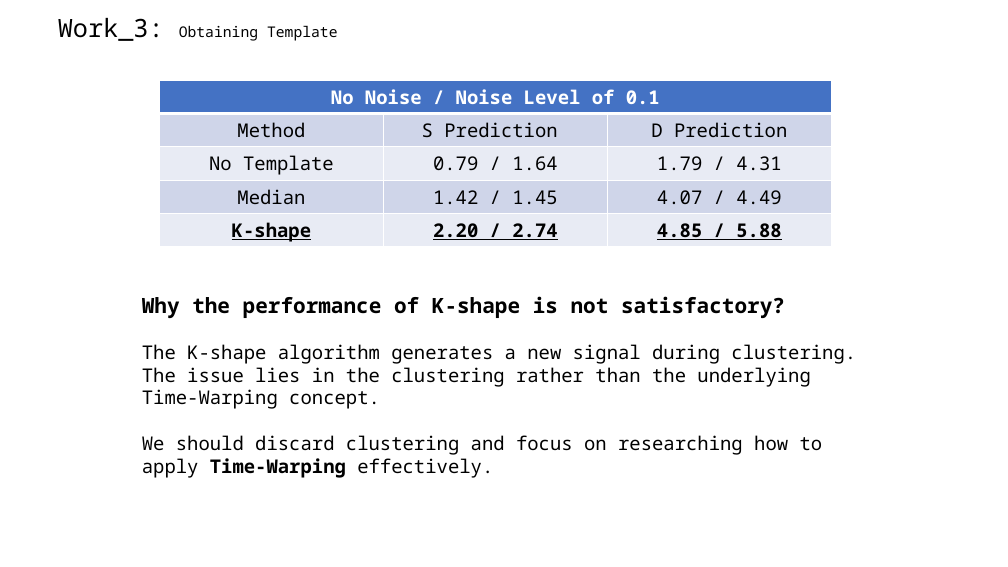
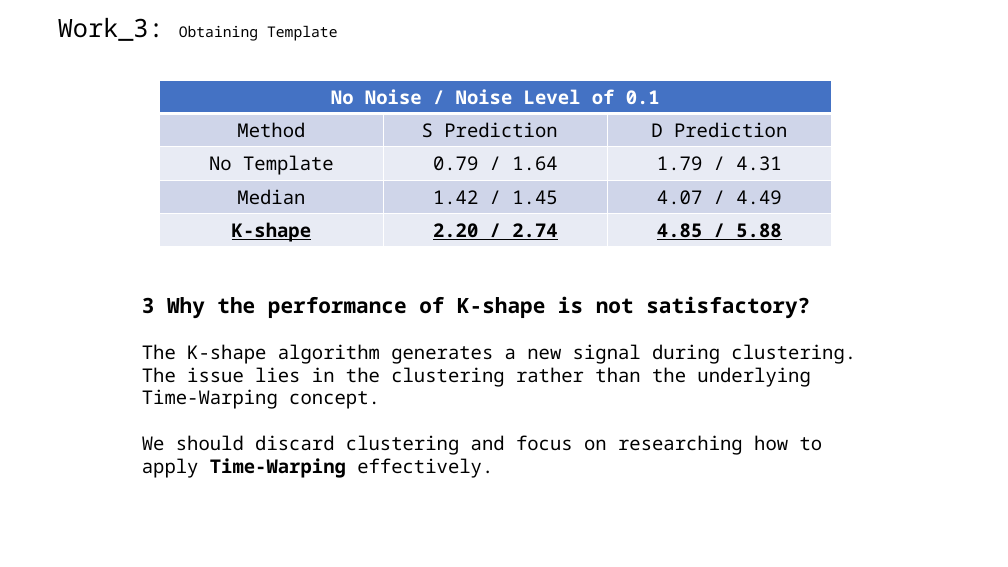
Before and after one commit to A-Big-Tortoise/Presentation, a slide deck: slide 11 of Presentation_918_JiayuChen.pptx. Drawn at 1008x567 pixels with LibreOffice and Linux fonts; fonts in the diff are those of the drawing. Boxes give left, top, right and bottom in pixels: in the first picture for what was removed or moved away, otherwise in the second. Text is boxed around its words. In the diff, an @@ line names an element or a change of style, - is before the commit and + after.

```diff
--- a/Presentation_918_JiayuChen.pptx
+++ b/Presentation_918_JiayuChen.pptx
@@ text at (142, 296, 810, 318): text changed @@
-Why the performance of K-shape is not satisfactory?
+3 Why the performance of K-shape is not satisfactory?
```
Also in this commit, not shown: 9 other slides changed, 6 other files.
